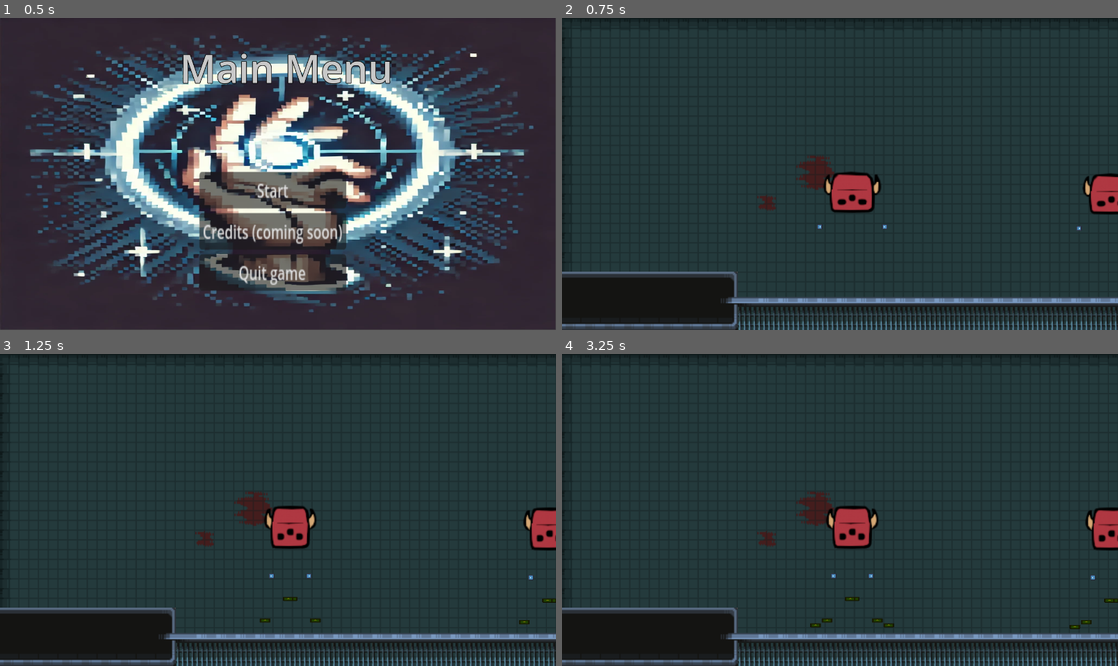
Above: before the commit, frames 1-4 (two rows, left to right).
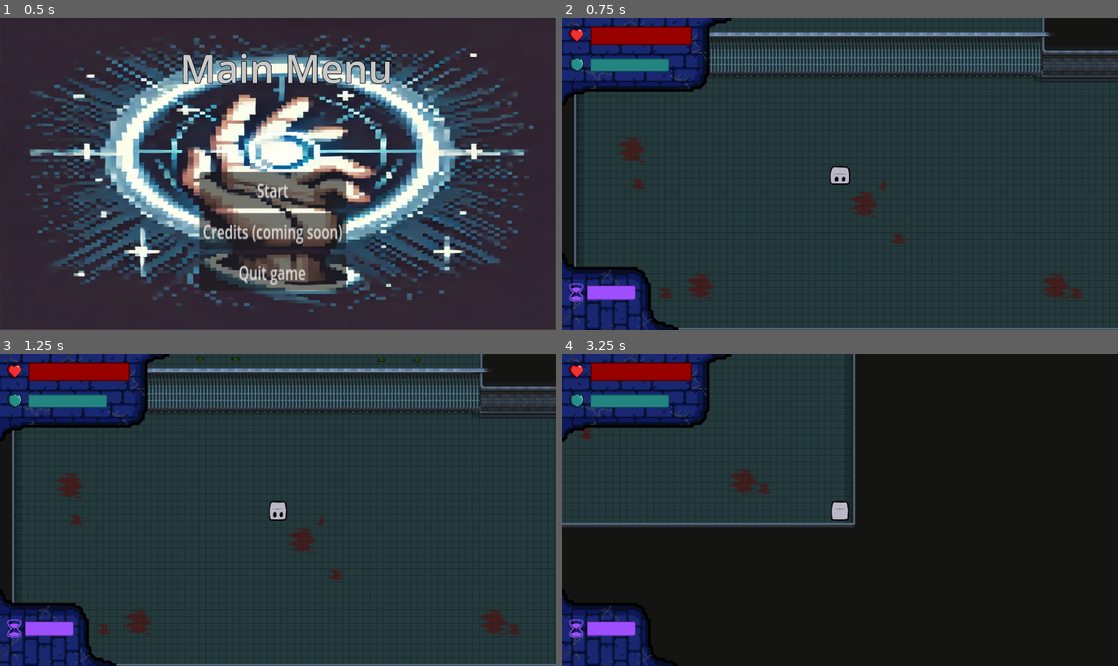
Above: after the commit, the same moments.

Repository: TheMilanMiracle/pyramid-scam-games-game
Game: Godot game, scene res://scenes/UI/main_menu.tscn
Same seed, same stepped clock (60 frames per second), same inputs: the game is played once before the commit and once after it. The engine's default icon, where the game draws it, is replaced by a stand-in: a white triangle on a blue panel in a dark square.
Inputs (mouse positions are in pixels of both pictures, inside the frame that each line leads up to):
- Up to frame 1 (0.5 s): no input
- Up to frame 2 (0.75 s): click "Start" at 0.5 s
- Up to frame 3 (1.25 s): no input
- Up to frame 4 (3.25 s): move the mouse to (851, 525) at 1.27 s; hold D (right) 1.28-2.03 s; hold F (force) 1.28-2.03 s; click (851, 525) at 1.42 s; move the mouse to (1112, 525) at 2.02 s; hold S (down) 2.03-2.78 s; tap E (select) at 2.1 s; click (1112, 525) at 2.17 s; move the mouse to (895, 441) at 2.77 s; hold D (right) from 2.78 s (still down); hold F (force) from 2.78 s (still down)

Frame 1 is identical in both runs. In frame 2, 25% of the frame differs, in the area x 0-100%, y 0-100%; in frame 3, 25%; in frame 4, 73%.

Commit message:
🚑: fix parsing problems and minor changes

Diff:
--- a/juego-single/scenes/player/player.tscn
+++ b/juego-single/scenes/player/player.tscn
@@ -1,14 +1,12 @@
-[gd_scene load_steps=44 format=3 uid="uid://ygpasvck8iev"]
+[gd_scene load_steps=46 format=3 uid="uid://ygpasvck8iev"]
 
 [ext_resource type="Script" path="res://scripts/player/player.gd" id="1_mos1g"]
 [ext_resource type="Texture2D" uid="uid://b03urp0y7yjxn" path="res://assets/skins/base_character.png" id="2_cebw6"]
-[ext_resource type="Script" path="res://components/hitbox.gd" id="4_0t2rx"]
 [ext_resource type="Script" path="res://components/hurtbox.gd" id="5_imgmi"]
 [ext_resource type="PackedScene" uid="uid://2j43t3jfkguc" path="res://scenes/UI/death_menu.tscn" id="6_6f0eq"]
 [ext_resource type="Texture2D" uid="uid://c7wtjwpghix42" path="res://assets/tmm/topleft-496x256.png" id="6_si82i"]
 [ext_resource type="Texture2D" uid="uid://dctjrspqis1yy" path="res://assets/tmm/bottomleft-224x336.png" id="7_736c4"]
 [ext_resource type="Texture2D" uid="uid://cm1gac5suw1ta" path="res://assets/tmm/heart-64x64.png" id="7_uejyh"]
-[ext_resource type="Texture2D" uid="uid://oscfu8ild8rc" path="res://assets/tmm/HUD.png" id="7_xy54c"]
 [ext_resource type="PackedScene" uid="uid://dnptqfl7lstdf" path="res://scenes/UI/victory_menu.tscn" id="9_lcn1h"]
 [ext_resource type="Texture2D" uid="uid://rqt0daxxjo83" path="res://assets/tmm/shield-64x64.png" id="9_rsaqb"]
 [ext_resource type="PackedScene" uid="uid://bn01xrmve8asx" path="res://scenes/UI/pause_menu.tscn" id="10_hsun1"]
@@ -35,23 +33,6 @@
 [sub_resource type="Animation" id="Animation_ucpo6"]
 resource_name = "attack"
 length = 0.25
-tracks/0/type = "method"
-tracks/0/imported = false
-tracks/0/enabled = true
-tracks/0/path = NodePath("Pivot/Hitbox/HitboxShape")
-tracks/0/interp = 1
-tracks/0/loop_wrap = true
-tracks/0/keys = {
-"times": PackedFloat32Array(0, 0.25),
-"transitions": PackedFloat32Array(1, 1),
-"values": [{
-"args": ["disabled", false],
-"method": &"set_deferred"
-}, {
-"args": ["disabled", true],
-"method": &"set_deferred"
-}]
-}
 
 [sub_resource type="Animation" id="Animation_tesbp"]
 resource_name = "idle"
@@ -192,9 +173,6 @@
 "idle up": SubResource("Animation_lq3xx")
 }
 
-[sub_resource type="RectangleShape2D" id="RectangleShape2D_0uv5o"]
-size = Vector2(59, 85)
-
 [sub_resource type="CircleShape2D" id="CircleShape2D_bqv7i"]
 radius = 41.0
 
@@ -246,7 +224,6 @@
 border_color = Color(0.091, 0.35, 0.33705, 1)
 corner_radius_top_right = 5
 corner_radius_bottom_right = 5
-
 
 [sub_resource type="StyleBoxFlat" id="StyleBoxFlat_0ulmc"]
 bg_color = Color(0.08, 0.0104, 0.08, 1)
@@ -334,7 +311,6 @@
 states/idle/position = Vector2(669, 137)
 transitions = ["Start", "idle", SubResource("AnimationNodeStateMachineTransition_1yi5g"), "idle", "attack", SubResource("AnimationNodeStateMachineTransition_mw1cd"), "attack", "idle", SubResource("AnimationNodeStateMachineTransition_qkddy")]
 
-
 [node name="Player" type="CharacterBody2D"]
 script = ExtResource("1_mos1g")
 
@@ -344,6 +320,7 @@
 debug_color = Color(0.917647, 0.21824, 0.470979, 0.42)
 
 [node name="Camera" type="Camera2D" parent="."]
+zoom = Vector2(0.7, 0.7)
 
 [node name="AnimationPlayer" type="AnimationPlayer" parent="."]
 libraries = {
@@ -359,16 +336,6 @@
 hframes = 9
 vframes = 7
 
-[node name="Hitbox" type="Area2D" parent="Pivot"]
-collision_layer = 2
-collision_mask = 4
-script = ExtResource("4_0t2rx")
-
-[node name="HitboxShape" type="CollisionShape2D" parent="Pivot/Hitbox"]
-position = Vector2(69, -5)
-shape = SubResource("RectangleShape2D_0uv5o")
-debug_color = Color(0.961971, 0, 0.507286, 0.42)
-
 [node name="Hurtbox" type="Area2D" parent="."]
 collision_layer = 2
 collision_mask = 4
@@ -387,10 +354,8 @@
 one_shot = true
 
 [node name="UI" type="CanvasLayer" parent="."]
-
+process_mode = 3
 layer = 2
-process_mode = 3
-
 
 [node name="TopLeftHUD" type="TextureRect" parent="UI"]
 z_index = -1
@@ -464,7 +429,6 @@
 theme_override_styles/fill = SubResource("StyleBoxFlat_srhuc")
 value = 50.0
 show_percentage = false
-
 
 [node name="CooldownIcon" type="TextureRect" parent="UI"]
 modulate = Color(0.615686, 0.309804, 1, 1)
@@ -491,26 +455,8 @@
 value = 50.0
 show_percentage = false
 
-[node name="AreaProgress" type="TextureProgressBar" parent="UI"]
-unique_name_in_owner = true
-visible = false
-anchors_preset = 2
-anchor_top = 1.0
-anchor_bottom = 1.0
-offset_top = -256.0
-offset_right = 128.0
-offset_bottom = -128.0
-grow_vertical = 0
-value = 100.0
-fill_mode = 5
-texture_under = ExtResource("2_0yfqf")
-texture_progress = ExtResource("2_0yfqf")
-tint_under = Color(0.4224, 0.589227, 0.64, 1)
-tint_progress = Color(0.0896, 0.511573, 0.64, 1)
-
 [node name="victory_menu" parent="UI" instance=ExtResource("9_lcn1h")]
 visible = false
-
 
 [node name="death_menu" parent="UI" instance=ExtResource("6_6f0eq")]
 visible = false
--- a/juego-single/scenes/world.tscn
+++ b/juego-single/scenes/world.tscn
@@ -15,15 +15,12 @@
 [node name="Tutorial" parent="." instance=ExtResource("2_6to18")]
 position = Vector2(0, 0)
 
-
-[node name="Player" parent="." instance=ExtResource("3_lq7cv")]
-position = Vector2(924, 1187)
-
-[node name="Camera" parent="Player" index="1"]
-zoom = Vector2(0.5, 0.5)
-
 [node name="SlowArea" parent="." instance=ExtResource("4_tpcng")]
 scale = Vector2(2, 2)
+
+[node name="Player" parent="." node_paths=PackedStringArray("slow_area") instance=ExtResource("3_lq7cv")]
+position = Vector2(924, 1187)
+slow_area = NodePath("../SlowArea")
 
 [node name="BulletsKillzone" type="Area2D" parent="."]
 position = Vector2(1995, 1984)
@@ -33,7 +30,16 @@
 position = Vector2(-903, 397)
 shape = SubResource("RectangleShape2D_waefd")
 
-[node name="SlowArea" parent="." instance=ExtResource("4_tpcng")]
+[node name="BulletKillzoneShape2" type="CollisionShape2D" parent="BulletsKillzone"]
+position = Vector2(-1005, -2764)
+shape = SubResource("RectangleShape2D_waefd")
 
-[node name="Player" parent="." node_paths=PackedStringArray("slow_area") instance=ExtResource("3_lq7cv")]
-slow_area = NodePath("../SlowArea")
+[node name="BulletKillzoneShape3" type="CollisionShape2D" parent="BulletsKillzone"]
+position = Vector2(-3293, -1374)
+rotation = -1.57079
+shape = SubResource("RectangleShape2D_waefd")
+
+[node name="BulletKillzoneShape4" type="CollisionShape2D" parent="BulletsKillzone"]
+position = Vector2(1385, -1256)
+rotation = 1.57079
+shape = SubResource("RectangleShape2D_waefd")
--- a/juego-single/scripts/player/player.gd
+++ b/juego-single/scripts/player/player.gd
@@ -1,10 +1,7 @@
 extends CharacterBody2D
 
 @onready var sprite: Sprite2D = $Pivot/Sprite
-@onready var attack_sprite: Sprite2D = $Pivot/AttackSprite
-@onready var attack_pivot: Node2D = $Pivot
-@onready var hitbox: Hitbox = $Pivot/Hitbox
-@onready var hitbox_shape: CollisionShape2D = $Pivot/Hitbox/HitboxShape
+@onready var pivot: Node2D = $Pivot
 @onready var on_damage_timer: Timer = $OnDamageTimer
 @onready var damaged_timer: Timer = $DamagedTimer
 
@@ -35,8 +32,6 @@
 	defaultColor = sprite.modulate
 
 	animation_tree.active = true
-	hitbox.damage_dealt.connect(_on_damage_dealt)
-	hitbox_shape.set_deferred("disabled", true)
 
 	on_damage_timer.timeout.connect(func():sprite.modulate = defaultColor)
 	damaged_timer.timeout.connect(func():SHIELD=MAX_SHIELD; shield_bar.value = SHIELD)
@@ -75,7 +70,7 @@
 		velocity.y = move_toward(velocity.y, 0, SPEED)
 
 	if Xdirection != 0:
-		attack_pivot.scale.x = sign(Xdirection)
+		pivot.scale.x = sign(Xdirection)
 	direction = Input.get_vector("left","right","up","down").normalized()
 
 	update_animation_parameters()
